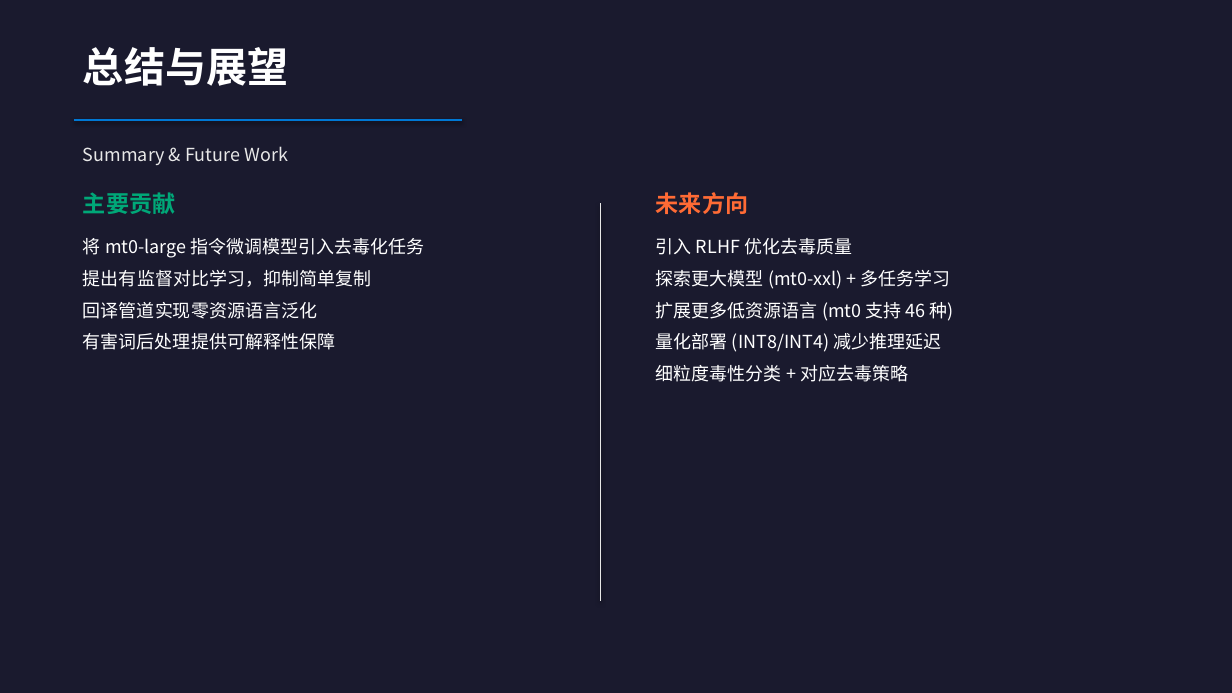
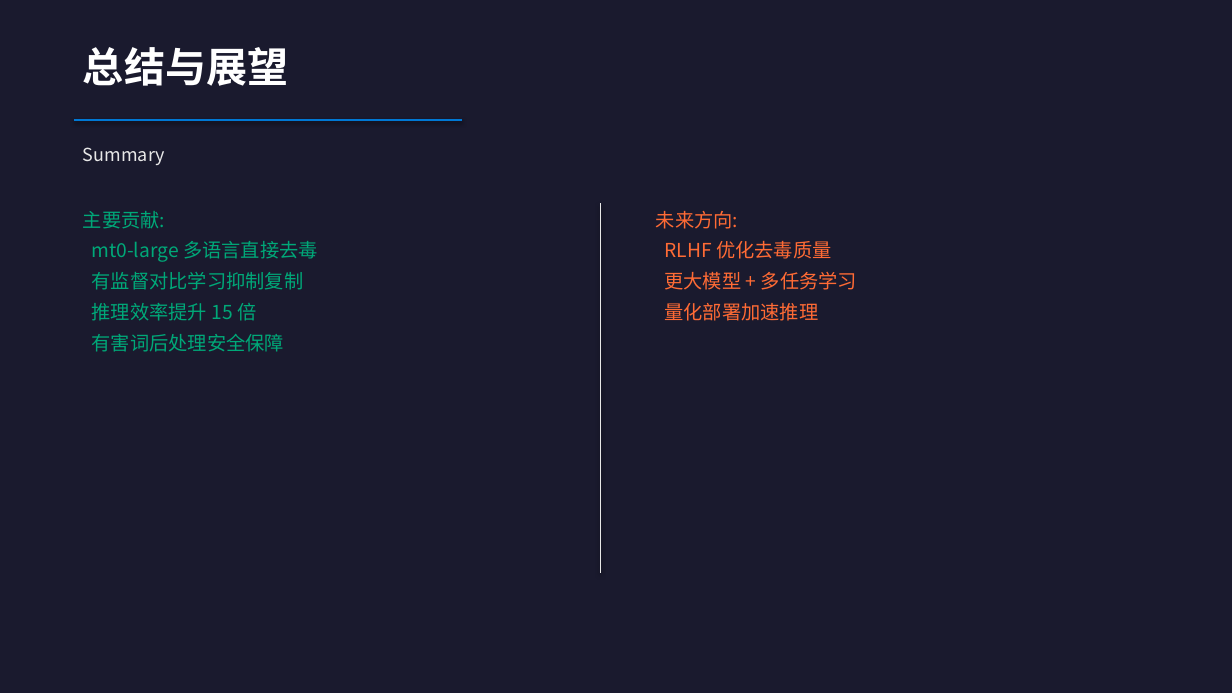
Before and after one commit to TextDetoxification/work, a slide deck: slide 10 of 课程项目汇报_多语言文本去毒化.pptx (slide 11 before the commit). Drawn at 1232x693 pixels with LibreOffice and Linux fonts; fonts in the diff are those of the drawing. Boxes give left, top, right and bottom in pixels: in the first picture for what was removed or moved away, otherwise in the second. Text is boxed around its words. In the diff, an @@ line names an element or a change of style, - is before the commit and + after.

```diff
--- a/课程项目汇报_多语言文本去毒化.pptx
+++ b/课程项目汇报_多语言文本去毒化.pptx
@@ text at (83,147,165,165): text changed @@
-Summary & Future Work
+Summary
@@ text removed at (83,192,175,214) @@
-主要贡献
@@ line moved from (601, 203) - (601, 601) to (601, 203) - (601, 573) @@
@@ text removed at (656,192,748,214) @@
-未来方向
@@ text at (83,211,318,352): text changed; size 14 to 15 pt; text colour #FFFFFF to #00A878 @@
-将 mt0-large 指令微调模型引入去毒化任务
-提出有监督对比学习，抑制简单复制
-回译管道实现零资源语言泛化
-有害词后处理提供可解释性保障
+主要贡献:
+mt0-large 多语言直接去毒
+有监督对比学习抑制复制
+推理效率提升 15 倍
+有害词后处理安全保障
@@ text at (656,211,857,321): text changed; size 14 to 15 pt; text colour #FFFFFF to #FF6B35 @@
-引入 RLHF 优化去毒质量
-探索更大模型 (mt0-xxl) + 多任务学习
-扩展更多低资源语言 (mt0 支持 46 种)
-量化部署 (INT8/INT4) 减少推理延迟
-细粒度毒性分类 + 对应去毒策略
+未来方向:
+RLHF 优化去毒质量
+更大模型 + 多任务学习
+量化部署加速推理
```
Also in this commit, not shown: 7 other slides changed, 2 slides added, 3 slides removed, 2 other files.
